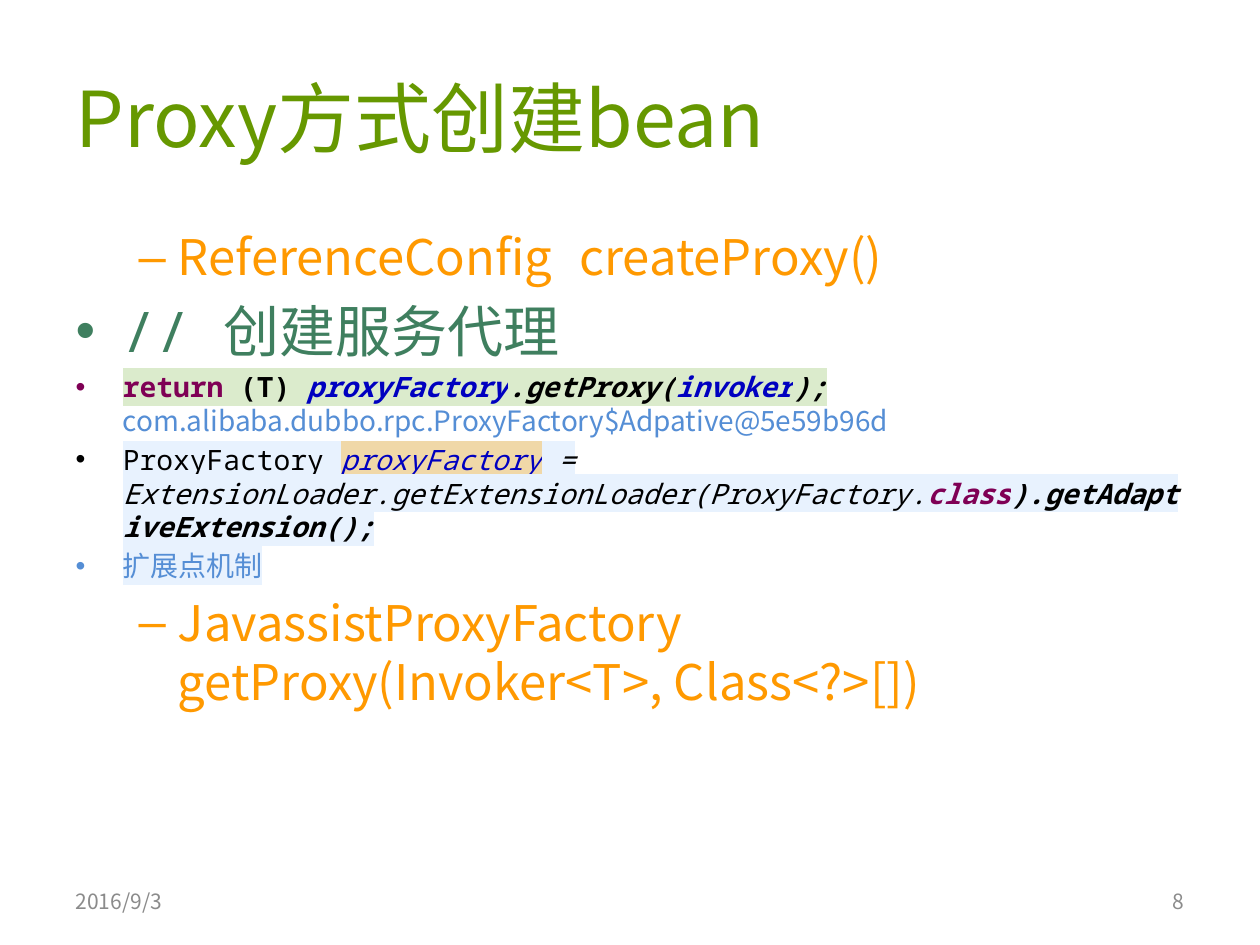
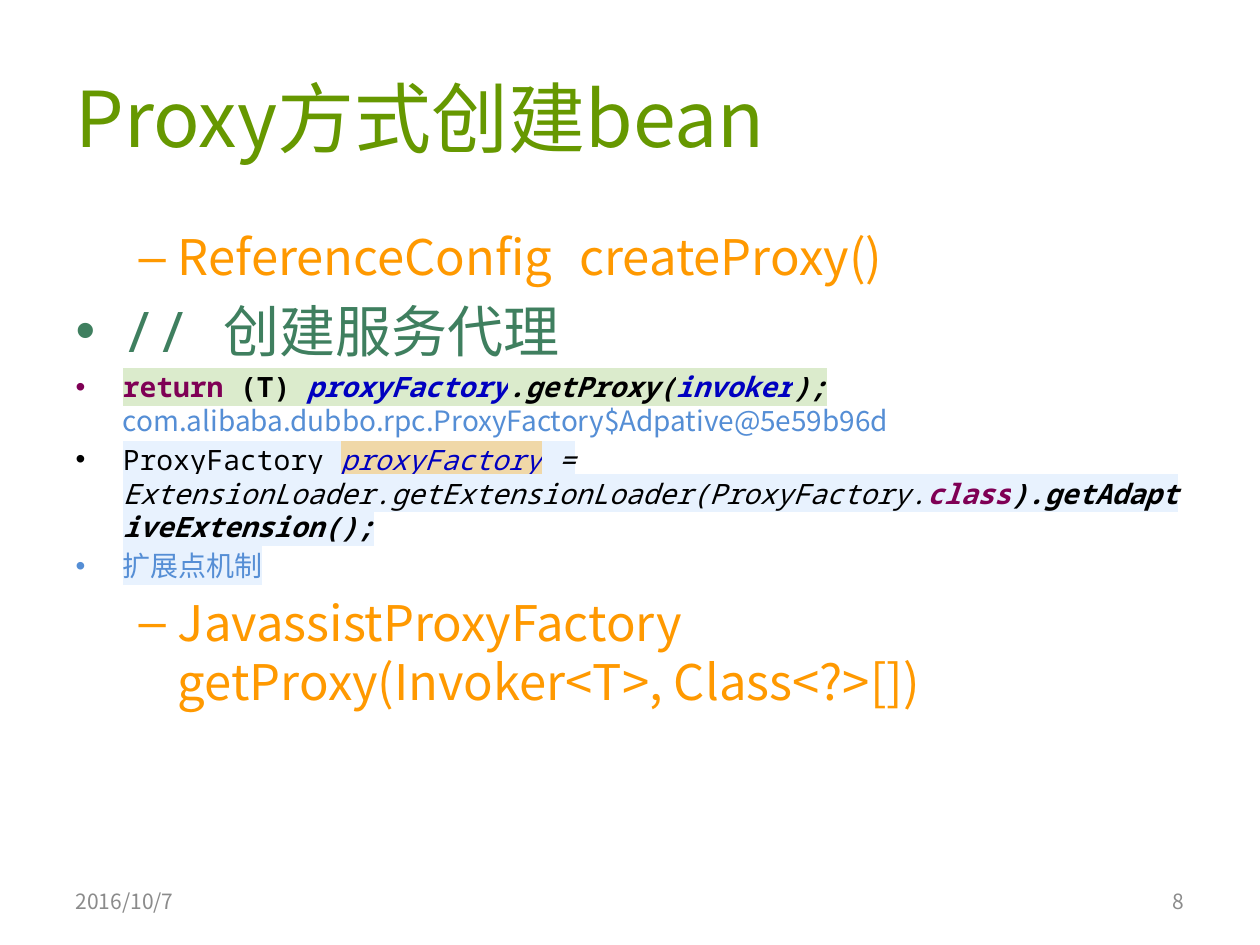
Before and after one commit to AmarRocks/demo, a slide deck: slide 8 of 04.dubbo_demo/document/dubbo源码分析1-reference bean创建.pptx. Drawn at 1260x945 pixels with LibreOffice and Linux fonts; fonts in the diff are those of the drawing. Boxes give left, top, right and bottom in pixels: in the first picture for what was removed or moved away, otherwise in the second. Text is boxed around its words. In the diff, an @@ line names an element or a change of style, - is before the commit and + after.

Commit message:
dubbo源码学习ppt 创建日期错误的修正

```diff
--- a/04.dubbo_demo/document/dubbo源码分析1-reference bean创建.pptx
+++ b/04.dubbo_demo/document/dubbo源码分析1-reference bean创建.pptx
@@ text at bbox=[76, 892, 174, 913]: text changed @@
-2016/9/3
+2016/10/7
```
Also in this commit, not shown: 13 other slides changed, 24 other files.
